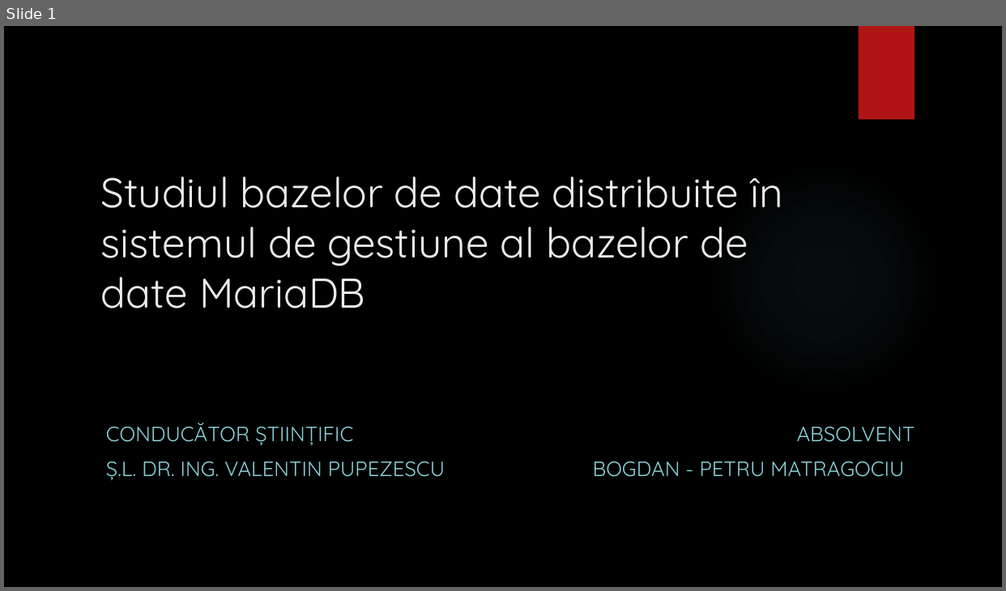
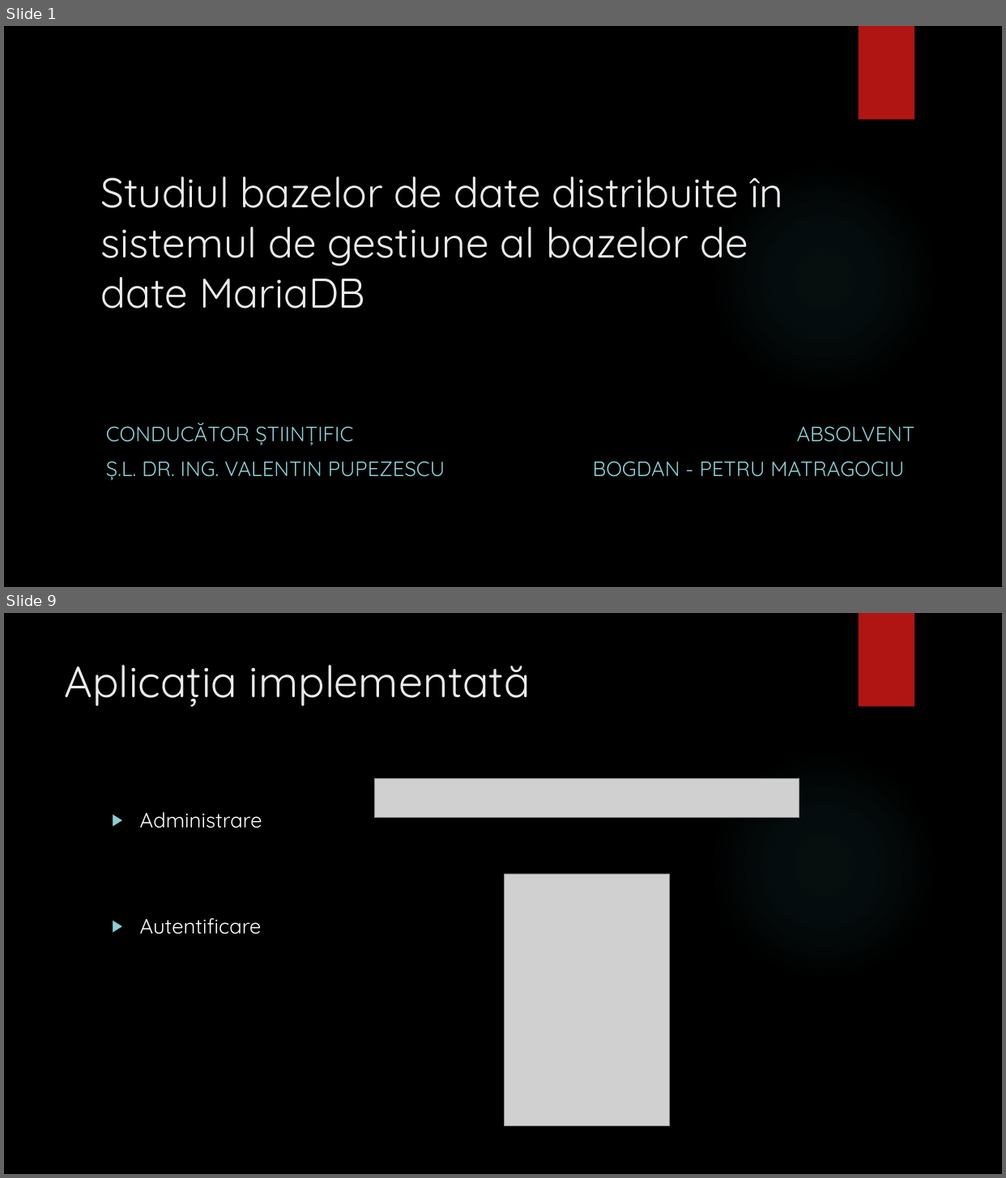
Before and after one commit to bogdanmatra/stoma, a slide deck: documentation/Prezentare_Licenta_Matragociu_Bogdan.pptx. Shown one above the other, each under a label of ours: slide 1 before the commit, slides 1 and 9 after it; the slides between them are not shown. The pictures are 1006x591 and 1006x1178 pixels, drawn with LibreOffice and Linux fonts; fonts in the diff are those of the drawing; grey boxes stand for pictures; background and template pictures are left out. Boxes give left, top, right and bottom in pixels: in the first picture for what was removed or moved away, otherwise in the second. Text is boxed around its words. In the diff, an @@ line names an element or a change of style, - is before the commit and + after.

```diff
--- a/documentation/Prezentare_Licenta_Matragociu_Bogdan.pptx
+++ b/documentation/Prezentare_Licenta_Matragociu_Bogdan.pptx
@@ slide 9 added at box(4, 613, 1002, 1174), background picture (left out); not listed: 2 template elements that a slide beside it also shows @@
@@ title added at box(65, 665, 530, 707), 42 pt, text #EBEBEB @@
+Aplicația implementată
@@ picture added at box(374, 778, 799, 817) @@
@@ text added at box(140, 812, 262, 935), 20 pt, text #FFFFFF @@
+▶ Administrare
+▶ Autentificare
@@ picture added at box(504, 874, 670, 1126) @@
```
Also in this commit, not shown: 14 other slides added, 4 slides removed, 1 other file.
